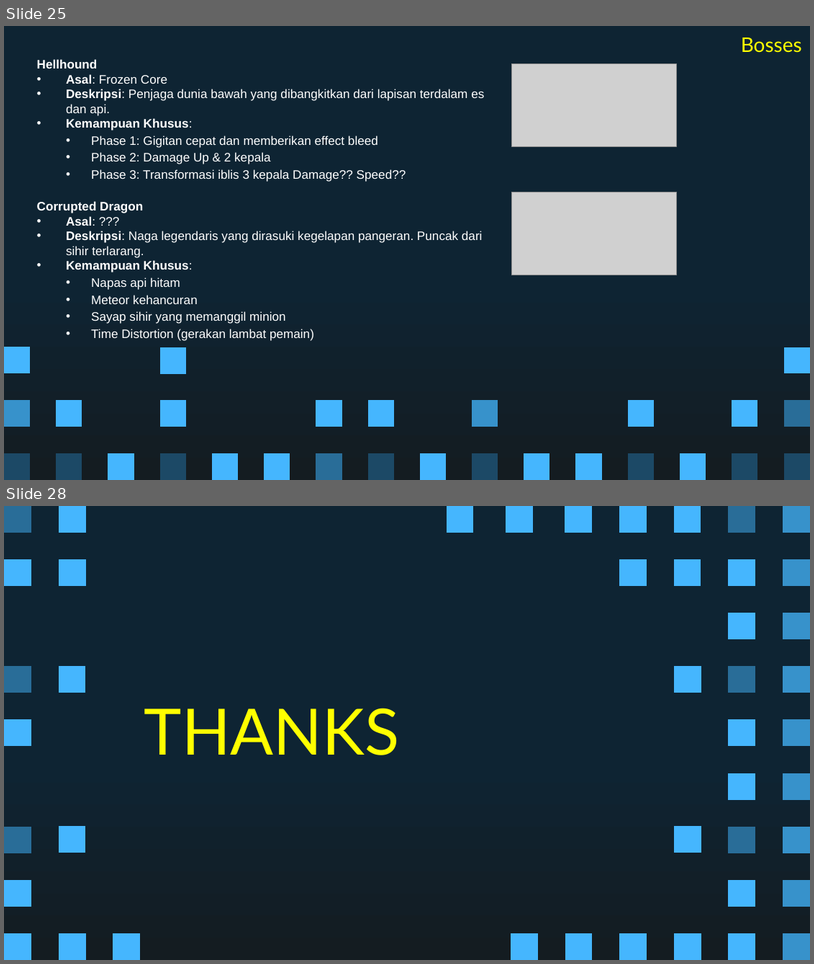
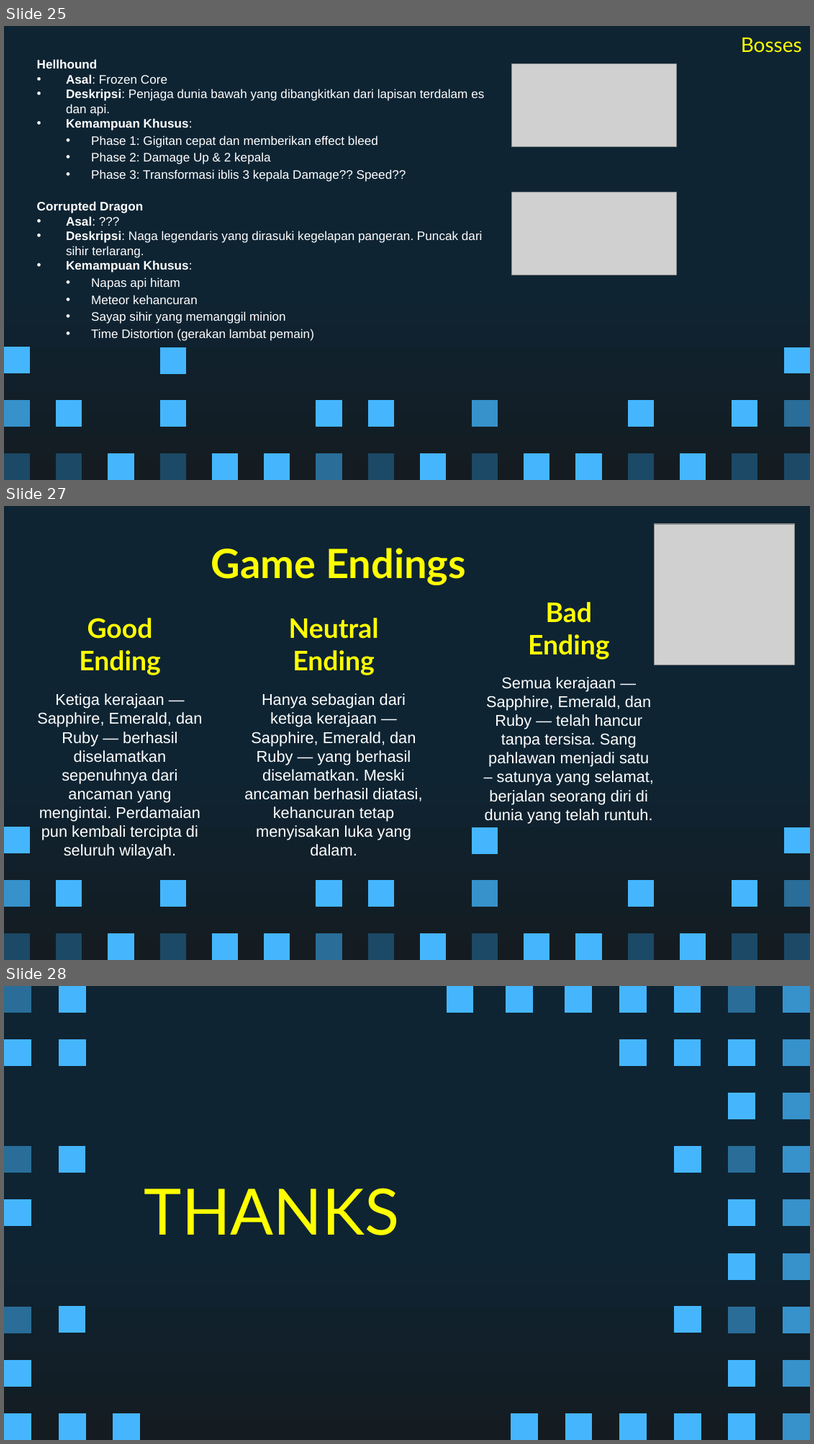
Before and after one commit to Ricardhad/gameProgProject, a slide deck: Super Pixel Vintage Gaming by Slidesgo.pptx. Shown one above the other, each under a label of ours: slides 25 and 28 before the commit, slides 25, 27 and 28 after it; the slides between them are not shown. The pictures are 814x964 and 814x1444 pixels, drawn with LibreOffice and Linux fonts; fonts in the diff are those of the drawing; grey boxes stand for pictures. Boxes give left, top, right and bottom in pixels: in the first picture for what was removed or moved away, otherwise in the second. Text is boxed around its words. In the diff, an @@ line names an element or a change of style, - is before the commit and + after.

```diff
--- a/Super Pixel Vintage Gaming by Slidesgo.pptx
+++ b/Super Pixel Vintage Gaming by Slidesgo.pptx
@@ slide 27 added at <box>4,506,810,960</box>, background gradient #0E2433 to #141C21; not listed: 27 template elements that a slide beside it also shows @@
@@ picture added at <box>655,524,795,664</box> @@
@@ title added at <box>211,548,466,585</box>, 36 pt, text #FFFF00, bold @@
+Game Endings
@@ text added at <box>528,602,610,659</box>, 24 pt, text #FFFF00, bold @@
+Bad Ending
@@ text added at <box>79,618,161,675</box>, 24 pt, text #FFFF00, bold @@
+Good Ending
@@ text added at <box>289,618,379,675</box>, 24 pt, text #FFFF00, bold @@
+Neutral Ending
@@ text added at <box>485,677,654,824</box>, 14 pt, text #FFFFFF @@
+Semua kerajaan — Sapphire, Emerald, dan Ruby — telah hancur tanpa tersisa. Sang pahlawan menjadi satu – satunya yang selamat, berjalan seorang diri di dunia yang telah runtuh.
@@ text added at <box>37,693,202,859</box>, 14 pt, text #FFFFFF @@
+Ketiga kerajaan — Sapphire, Emerald, dan Ruby — berhasil diselamatkan sepenuhnya dari ancaman yang mengintai. Perdamaian pun kembali tercipta di seluruh wilayah.
@@ text added at <box>244,693,422,856</box>, 14 pt, text #FFFFFF @@
+Hanya sebagian dari ketiga kerajaan — Sapphire, Emerald, dan Ruby — yang berhasil diselamatkan. Meski ancaman berhasil diatasi, kehancuran tetap menyisakan luka yang dalam.
@@ freeform shape added at <box>472,827,497,854</box>, fill #45B6FE @@
```
Also in this commit, not shown: 9 slides changed, 2 other slides added, 3 slides removed.
